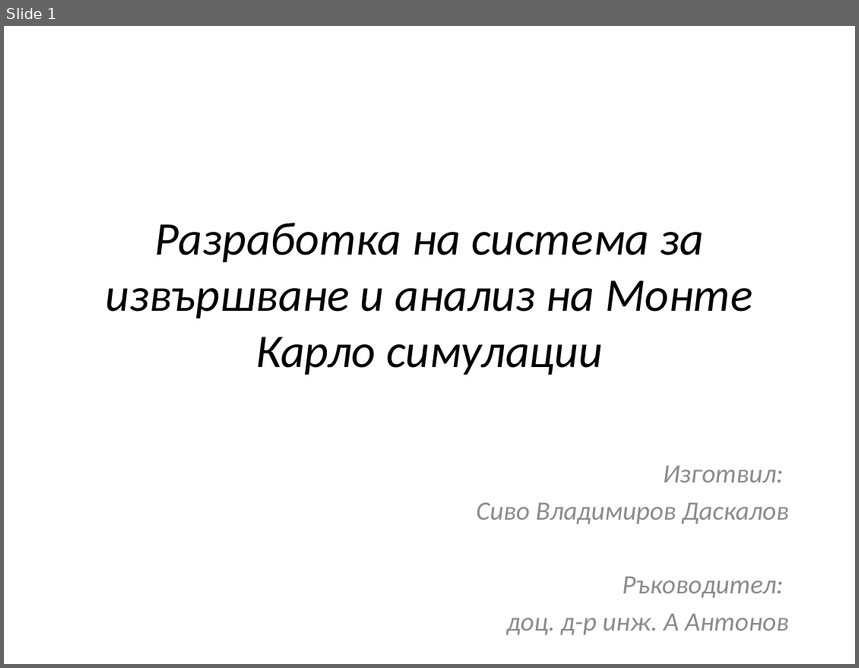
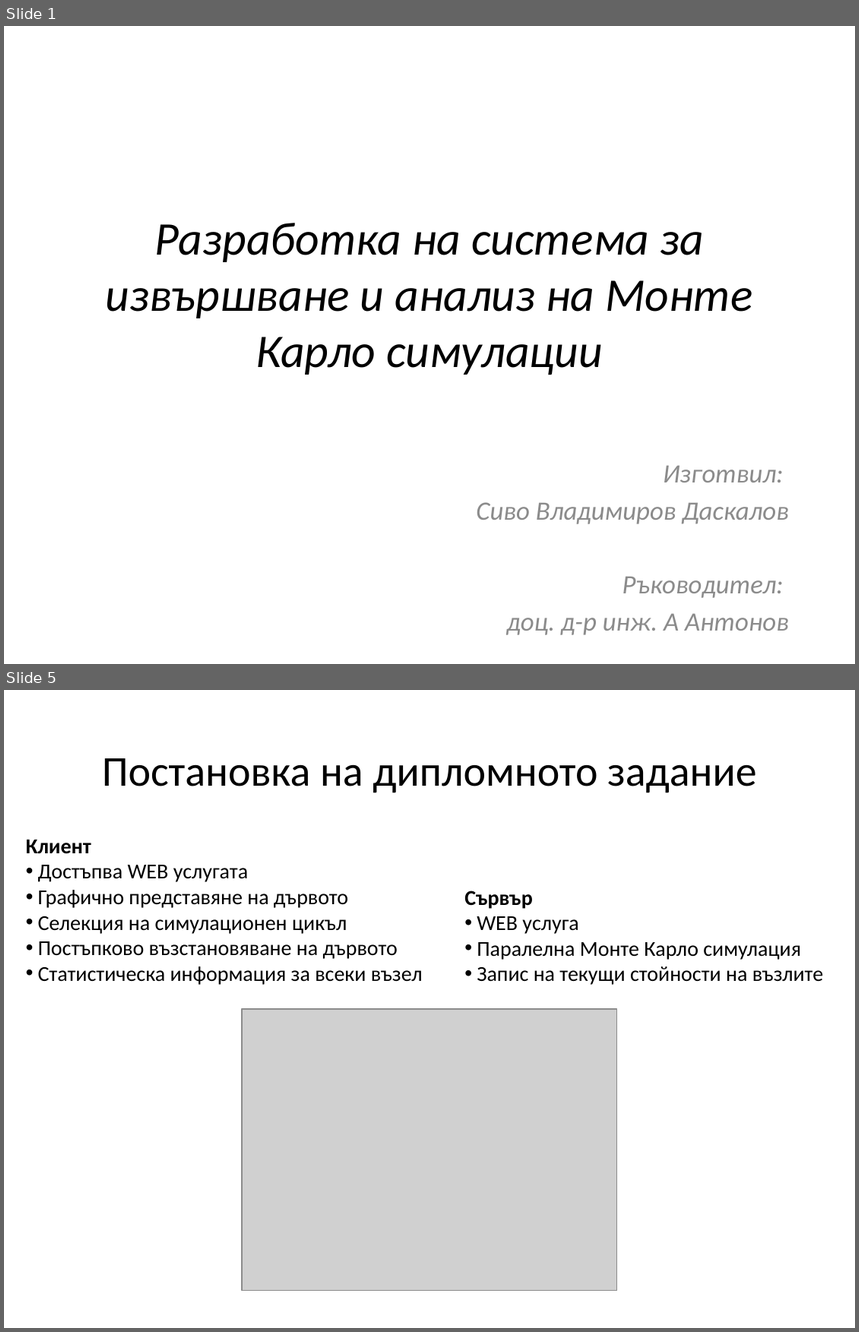
Before and after one commit to SivoDaskalov/Monte-Carlo-Debugger, a slide deck: documentation/src/main/resources/Monte Carlo Simulation Debugger.pptx. Shown one above the other, each under a label of ours: slide 1 before the commit, slides 1 and 5 after it; the slides between them are not shown. The pictures are 859x668 and 859x1332 pixels, drawn with LibreOffice and Linux fonts; fonts in the diff are those of the drawing; grey boxes stand for pictures. Boxes give left, top, right and bottom in pixels: in the first picture for what was removed or moved away, otherwise in the second. Text is boxed around its words. In the diff, an @@ line names an element or a change of style, - is before the commit and + after.

```diff
--- a/documentation/src/main/resources/Monte Carlo Simulation Debugger.pptx
+++ b/documentation/src/main/resources/Monte Carlo Simulation Debugger.pptx
@@ slide 5 added at <box>4,690,855,1328</box>, background #FFFFFF @@
@@ title added at <box>102,758,757,793</box>, 36 pt, text #000000 @@
+Постановка на дипломното задание
@@ text added at <box>26,840,423,985</box>, 18 pt, text #000000 @@
+Клиент
+• Достъпва WEB услугата
+• Графично представяне на дървото
+• Селекция на симулационен цикъл
+• Постъпково възстановяване на дървото
+• Статистическа информация за всеки възел
@@ text added at <box>465,891,823,985</box>, 18 pt, text #000000 @@
+Сървър
+• WEB услуга
+• Паралелна Монте Карло симулация
+• Запис на текущи стойности на възлите
@@ picture added at <box>243,1009,618,1291</box> @@
```
Also in this commit, not shown: 2 slides changed, 5 other slides added, 10 other files.
